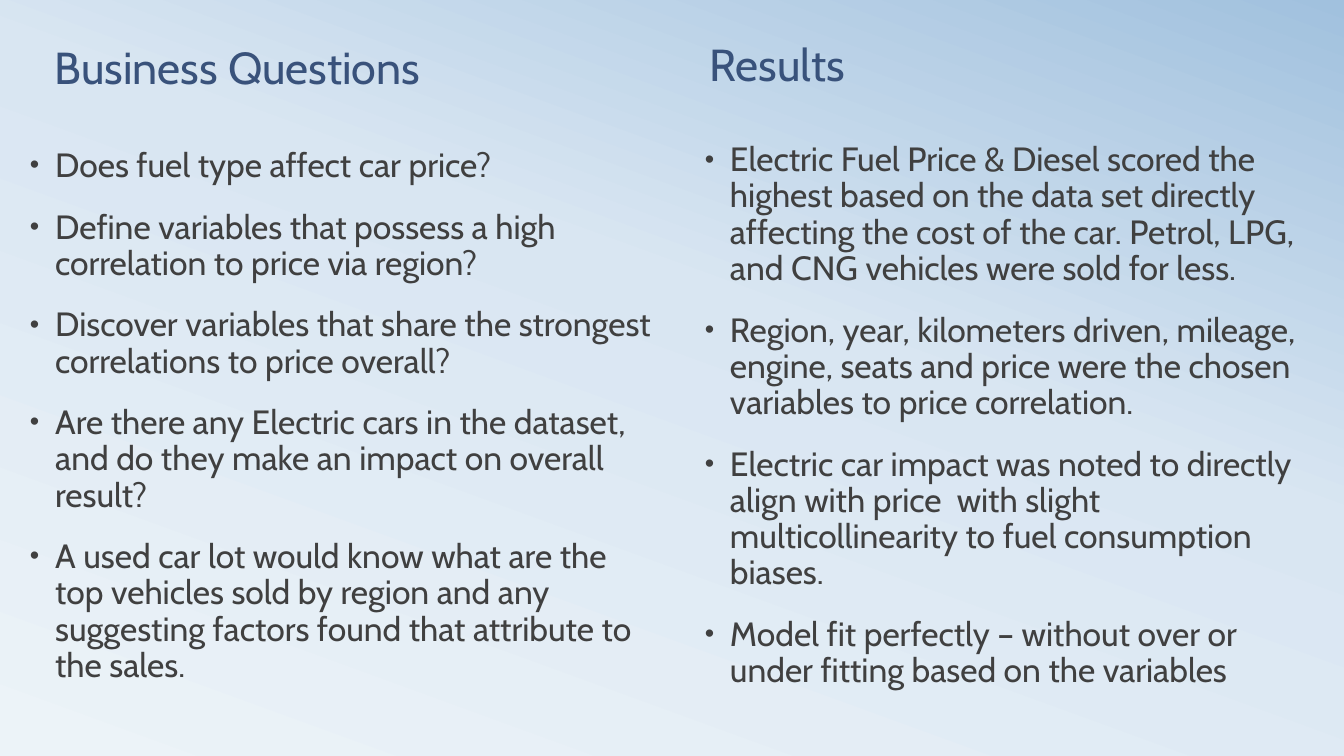
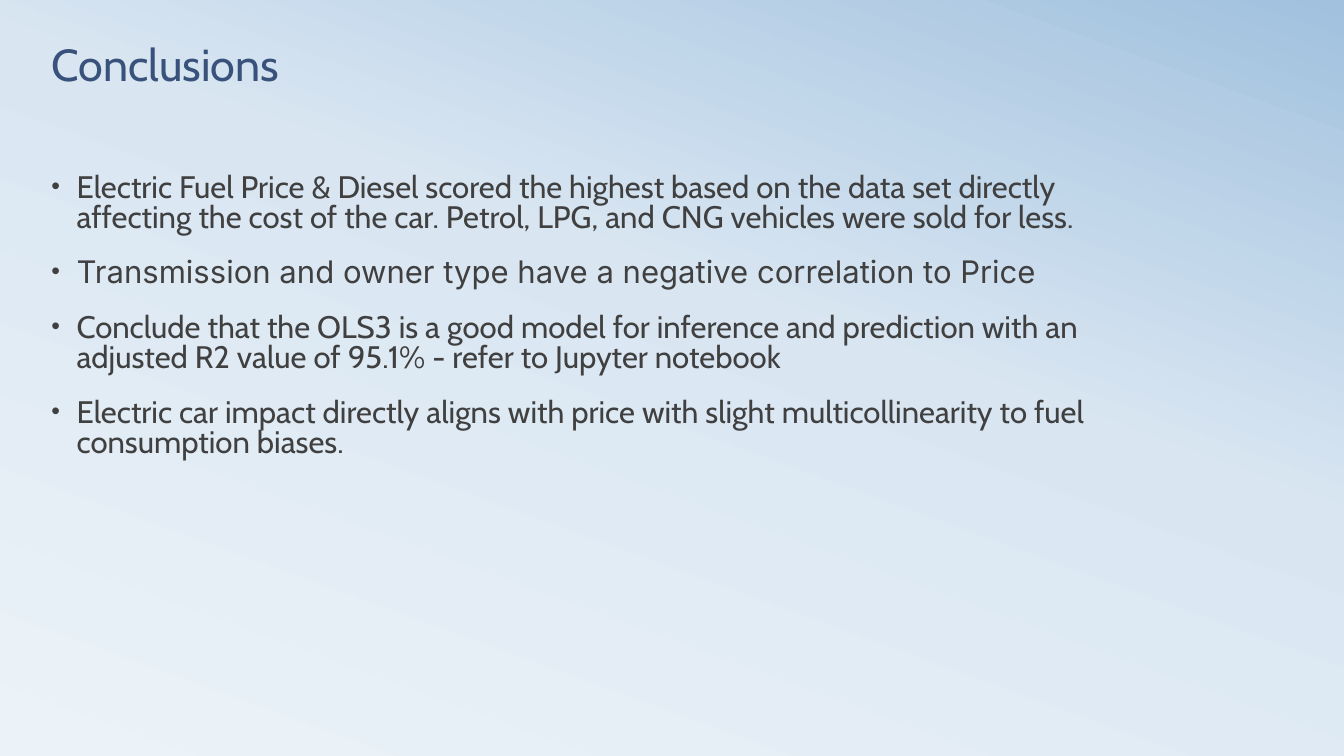
Before and after one commit to githosted/CAPSTONE, a slide deck: slide 7 of Capstone.pptx (slide 6 before the commit). Drawn at 1344x756 pixels with LibreOffice and Linux fonts; fonts in the diff are those of the drawing. Boxes give left, top, right and bottom in pixels: in the first picture for what was removed or moved away, otherwise in the second. Text is boxed around its words. In the diff, an @@ line names an element or a change of style, - is before the commit and + after.

```diff
--- a/Capstone.pptx
+++ b/Capstone.pptx
@@ text added at (52,47,279,82), 32 pt, text #39527B @@
+Conclusions
@@ text removed at (55,52,420,85) @@
-Business Questions
@@ text removed at (710,47,845,82) @@
-Results
@@ text removed at (730,146,1296,690) @@
-• Electric Fuel Price & Diesel scored the highest based on the data set directly affecting the cost of the car. Petrol, LPG, and CNG vehicles were sold for less.
-• Region, year, kilometers driven, mileage, engine, seats and price were the chosen variables to price correlation.
-• Electric car impact was noted to directly align with price with slight multicollinearity to fuel consumption biases.
-• Model fit perfectly – without over or under fitting based on the variables
@@ text at (77,174,1084,461): text changed; size 24 to 22.2 pt @@
-• Does fuel type affect car price?
-• Define variables that possess a high correlation to price via region?
-• Discover variables that share the strongest correlations to price overall?
-• Are there any Electric cars in the dataset, and do they make an impact on overall result?
-• A used car lot would know what are the top vehicles sold by region and any suggesting factors found that attribute to the sales.
+• Electric Fuel Price & Diesel scored the highest based on the data set directly affecting the cost of the car. Petrol, LPG, and CNG vehicles were sold for less.
+• Transmission and owner type have a negative correlation to Price
+• Conclude that the OLS3 is a good model for inference and prediction with an adjusted R2 value of 95.1% - refer to Jupyter notebook
+• Electric car impact directly aligns with price with slight multicollinearity to fuel consumption biases.
```
Also in this commit, not shown: 4 other slides changed, 3 slides added, 3 slides removed, 3 other files.
